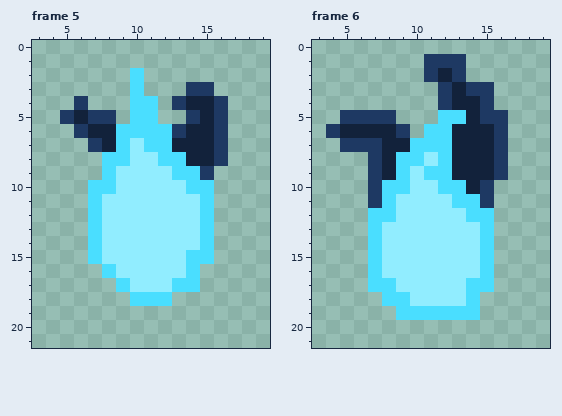
A pixel-art file gets an edit: DroneGame/Textures/Resource.aseprite. The first picture shows the starting point.
24x24 pixels, 6 frames. Shown: frame 5: x 3..19, y 0..21; frame 6: x 3..19, y 0..21. The commit also changed other frames, which this record leaves out.
Now the later version:
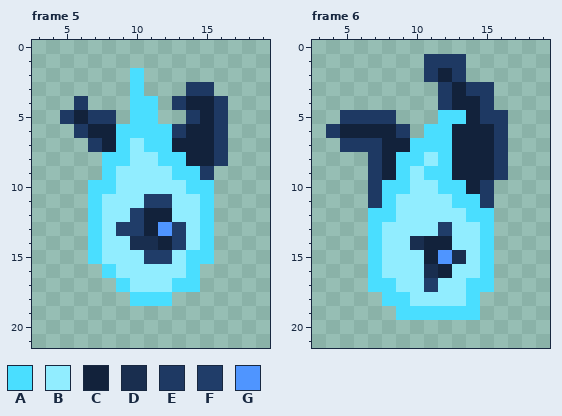
Palette (. is transparent): A #4adeff  B #91edff  C #12223b  D #192e4f  E #1e3963  F #203d69  G #4f95ff
Edits made:
layer "Layer 3" added
Frame 5, layer "Layer 3":
Colour B becomes colour C in row 12 at x 11 to 12; in row 13 at x 11; in row 14 at x 12.
Colour B becomes colour D in row 14 at x 10 to 11.
Colour B becomes colour F in row 11 at x 11 to 12; in row 12 at x 10; in row 13 at x 9 to 10 and 13; in row 14 at x 13; in row 15 at x 11 to 12.
Colour B becomes colour G in row 13 at x 12.
Frame 6, layer "Layer 3":
Colour B becomes colour C in row 14 at x 11 to 12; in row 15 at x 11; in row 16 at x 12.
Colour B becomes colour D in row 14 at x 10; in row 15 at x 13; in row 16 at x 11.
Colour B becomes colour F in row 13 at x 12; in row 17 at x 11.
Colour B becomes colour G in row 15 at x 12.
Boxes around the changes in both pictures, in picture pixels (x1, y1, x2, y2):
changed: (116, 194, 186, 264)
changed: (410, 222, 466, 292)
